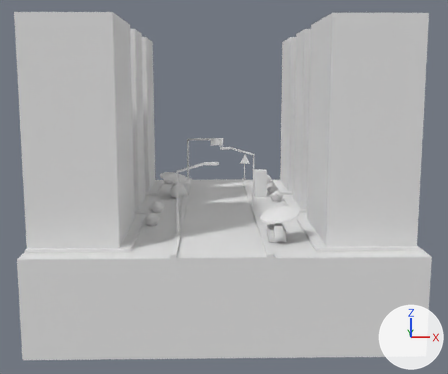
A saved change to the Blender file Assets/CompleteCity.blend.
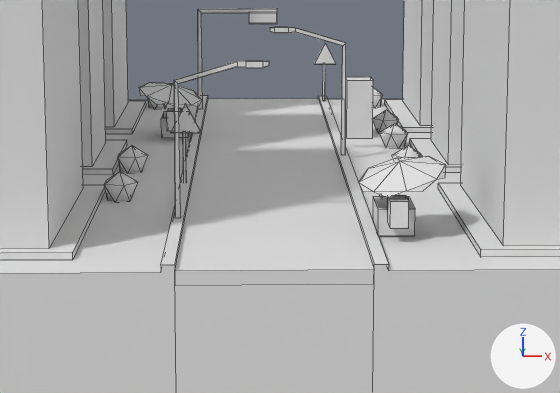
Each version appears first whole from a 50 mm lens placed at (-2.1, -108.3, 24.9), pointed at (0.6, 15.0, 4.4), and next in a close-up on the part from 22% to 79% of the width and 36% to 84% of the height. Arrows for +X, +Y and +Z are at lower right; the lights stay in place. The close-ups show mesh edges as thin lines.

The scene before the commit, as lines of its bpy script (objects in view):
```python
me_cube = bpy.data.meshes.new('Cube')
me_cube.from_pydata(...)  # 399 vertices, 362 faces; spans x -15.8..17.2, y -11.6..29.1, z -8.5..19.2
# faces by material slot: [6, 356]
me_cube.materials.append(mat_bakematerial)  # its picture is missing
me_cube.materials.append(mat_bakingmaterial)  # its picture is missing
ob_cube = bpy.data.objects.new('Cube', me_cube)
ob_cube.location = (-1.26, 0.0, 0.0)
ob_cube.scale = (1.82, 1.82, 1.82)
```
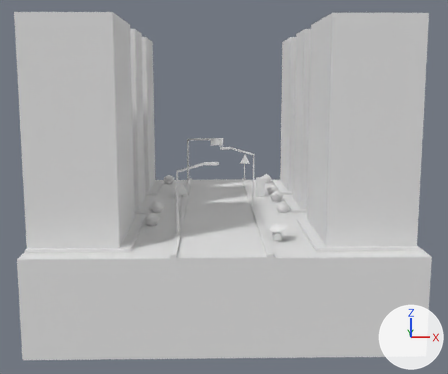
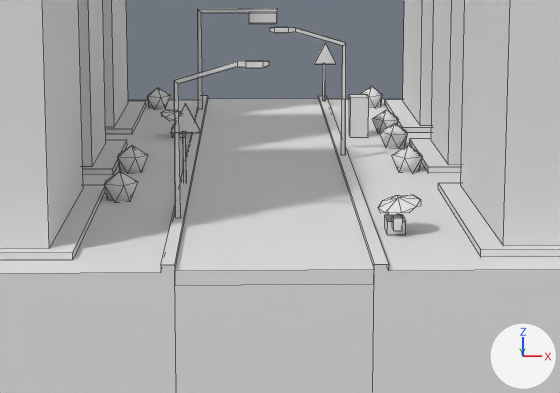
The change, as a diff of the scene's bpy script:
```diff
--- a/Assets/CompleteCity.blend.py
+++ b/Assets/CompleteCity.blend.py
@@ me_cube @@
 me_cube.from_pydata(...)  # 399 vertices, 362 faces; spans x -15.8..17.2, y -11.6..29.1, z -8.5..19.2
 # used by ob_cube; location = (-1.26, 0.0, 0.0); scale = (1.82, 1.82, 1.82)
+# me_cube part 1: the loose piece of 8 vertices spanning x 4.9..6.3, y 15.0..16.4, z 0.0..3.2 is scaled about its middle by 0.7, then moved by (0.0, 0.0, -0.5)
+# me_cube part 2: the loose piece of 17 vertices spanning x -6.6..-3.1, y 13.8..17.3, z 1.8..2.9 is scaled about its middle by 0.5, then moved by (0.3, 0.2, -1.2)
+# me_cube part 3: the loose piece of 8 vertices spanning x -5.3..-3.9, y 14.9..17.1, z 0.0..1.1 is scaled about its middle by 0.5, then moved by (0.2, -0.1, -0.3)
+# me_cube part 4: the loose piece of 8 vertices spanning x -5.0..-4.2, y 13.9..14.9, z 0.6..1.7 is scaled about its middle by 0.5, then moved by (0.2, 0.7, -0.6)
+# me_cube part 5: the loose piece of 17 vertices spanning x 3.9..7.3, y -7.9..-4.5, z 1.8..2.9 is scaled about its middle by 0.5, then moved by (-0.1, 0.2, -1.2)
+# me_cube part 6: the loose piece of 8 vertices spanning x 4.6..6.1, y -6.8..-4.6, z 0.0..1.1 is scaled about its middle by 0.5, then moved by (0.1, -0.1, -0.3)
+# me_cube part 7: the loose piece of 8 vertices spanning x 5.0..5.7, y -7.9..-6.8, z 0.6..1.7 is scaled about its middle by 0.5, then moved by (0.1, 0.7, -0.6)
 me_cube.materials.append(mat_bakematerial)
```

What differs and where, as boxes [x1, y1, x2, y2] in the close-ups (560 x 393 px; the box of a moved part takes in the faces that stretch with it):
part 1 of me_cube, moved or reshaped: before [346, 77, 373, 138]; after [349, 94, 369, 137]
part 2 of me_cube, moved or reshaped: before [139, 82, 202, 109]; after [161, 110, 181, 121]
part 3 of me_cube, moved or reshaped: before [161, 112, 189, 138]; after [172, 125, 183, 138]
part 4 of me_cube, moved or reshaped (not visible afterwards): before [167, 108, 181, 131]
part 5 of me_cube, moved or reshaped: before [358, 156, 446, 198]; after [378, 195, 421, 216]
part 6 of me_cube, moved or reshaped: before [373, 196, 415, 236]; after [385, 215, 406, 235]
part 7 of me_cube, moved or reshaped: before [388, 195, 409, 228]; after [392, 214, 403, 231]
